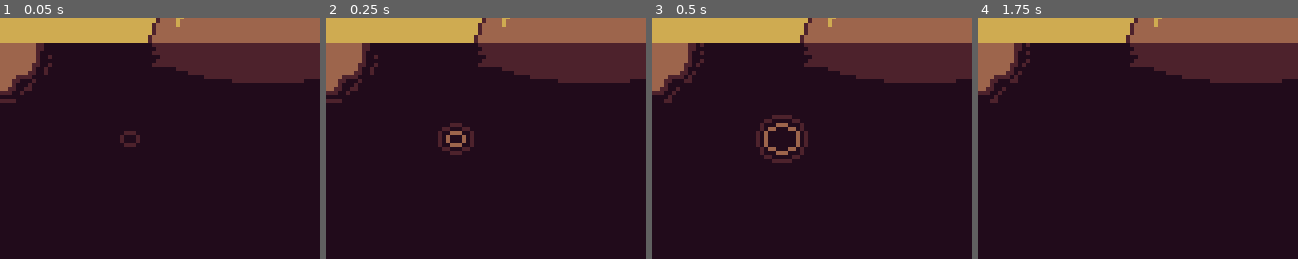
Above: before the commit, frames 1-4 (left to right).
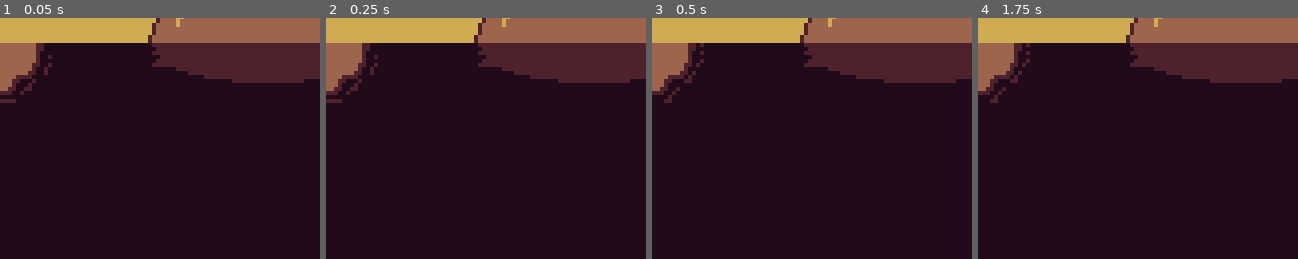
Above: after the commit, the same moments.

Repository: AparneetDey/luckyCatch
Game: Godot game, scene res://scenes/world/world.tscn
Two runs of this game, one before a commit and one after it. Both use one fixed random seed, a clock stepped at 60 frames per second and the inputs below.
Inputs:
- Up to frame 1 (0.05 s): no input
- Up to frame 2 (0.25 s): no input
- Up to frame 3 (0.5 s): no input
- Up to frame 4 (1.75 s): no input
The pictures show only the part of the screen within x 0-50%, y 15-65%; the shares and areas given below are measured in that part.

The runs differ from the first frame. In frame 1, 0.2% of the frame differs, in the area x 37-44%, y 46-54%; in frame 2, 0.7%; in frame 3, 1.2%, in the area x 32-49%, y 40-61%; in frame 4, nothing differs.

Commit message:
Remove ripple from world scene
Cleans up `world.tscn` by removing the unused ripple packed-scene resource and its `Ripple` node under `River`. This keeps the world scene focused on top-level composition and avoids loading an extra VFX instance there.

Diff:
--- a/scenes/world/world.tscn
+++ b/scenes/world/world.tscn
@@ -2,16 +2,12 @@
 
 [ext_resource type="PackedScene" uid="uid://c1tejbeekvmmm" path="res://scenes/environment/river/river.tscn" id="1_sl2e5"]
 [ext_resource type="PackedScene" uid="uid://c4ch4uq2ifiq8" path="res://scenes/Environment/sky/sky.tscn" id="2_1fp7r"]
-[ext_resource type="PackedScene" uid="uid://b6ms10r31vyfn" path="res://scenes/vfx/ripple.tscn" id="2_6m72w"]
 [ext_resource type="PackedScene" uid="uid://lb8wxqoe3vvg" path="res://scenes/ui/ui.tscn" id="3_1fp7r"]
 
 [node name="World" type="Node2D" unique_id=1446171337]
 
 [node name="River" parent="." unique_id=1554497775 instance=ExtResource("1_sl2e5")]
 
-[node name="Ripple" parent="River" unique_id=4452992 instance=ExtResource("2_6m72w")]
-position = Vector2(32, 72)
-
 [node name="Sky" parent="." unique_id=930396837 instance=ExtResource("2_1fp7r")]
 
 [node name="UI" parent="." unique_id=1434395001 instance=ExtResource("3_1fp7r")]
